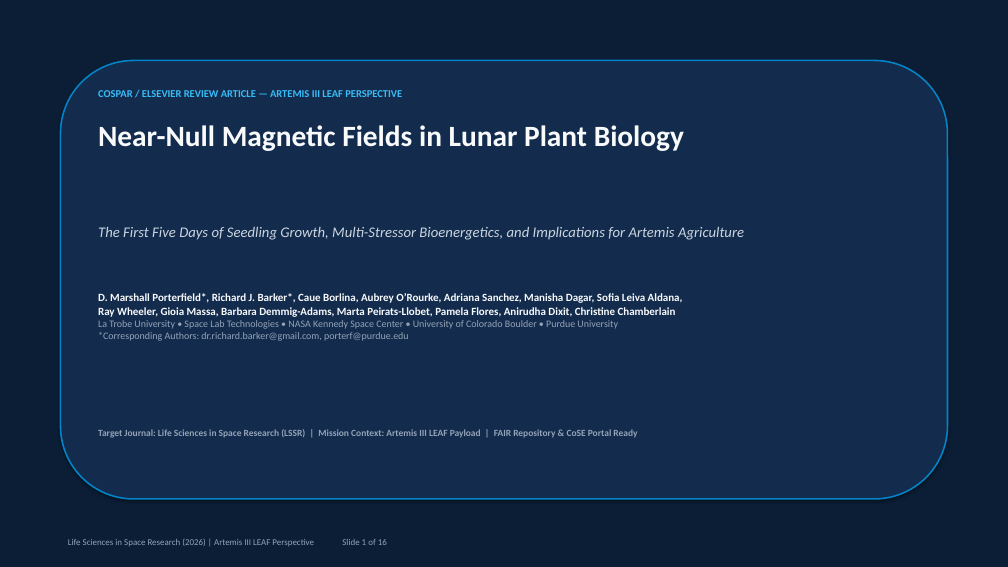
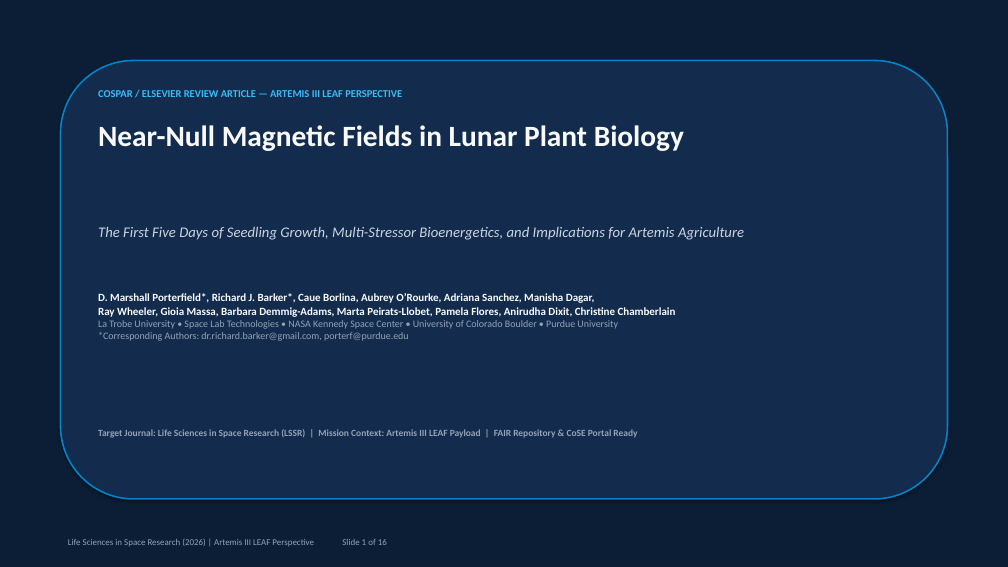
Before and after one commit to dr-richard-barker/NMF_review, a slide deck: slide 1 of Near_Null_Magnetic_Fields_Lunar_Plant_Biology_Presentation.pptx. Drawn at 1008x567 pixels with LibreOffice and Linux fonts; fonts in the diff are those of the drawing. Boxes give left, top, right and bottom in pixels: in the first picture for what was removed or moved away, otherwise in the second. Text is boxed around its words. In the diff, an @@ line names an element or a change of style, - is before the commit and + after.

Commit message:
fix(authors): remove Sofia Leiva Aldana from author list, citations, deck, and metadata

```diff
--- a/Near_Null_Magnetic_Fields_Lunar_Plant_Biology_Presentation.pptx
+++ b/Near_Null_Magnetic_Fields_Lunar_Plant_Biology_Presentation.pptx
@@ text at [98,293,676,317]: text changed @@
-D. Marshall Porterfield*, Richard J. Barker*, Caue Borlina, Aubrey O’Rourke, Adriana Sanchez, Manisha Dagar, Sofia Leiva Aldana,
-Ray Wheeler, Gioia Massa, Barbara Demmig-Adams, Marta Peirats-Llobet, Pamela Flores, Anirudha Dixit, Christine Chamberlain
+D. Marshall Porterfield*, Richard J. Barker*, Caue Borlina, Aubrey O’Rourke, Adriana Sanchez, Manisha Dagar,
+Ray Wheeler, Gioia Massa, Barbara Demmig-Adams, Marta Peirats-Llobet, Pamela Flores, Anirudha Dixit, Christine Chamberlain
```
Also in this commit, not shown: 11 other files.
